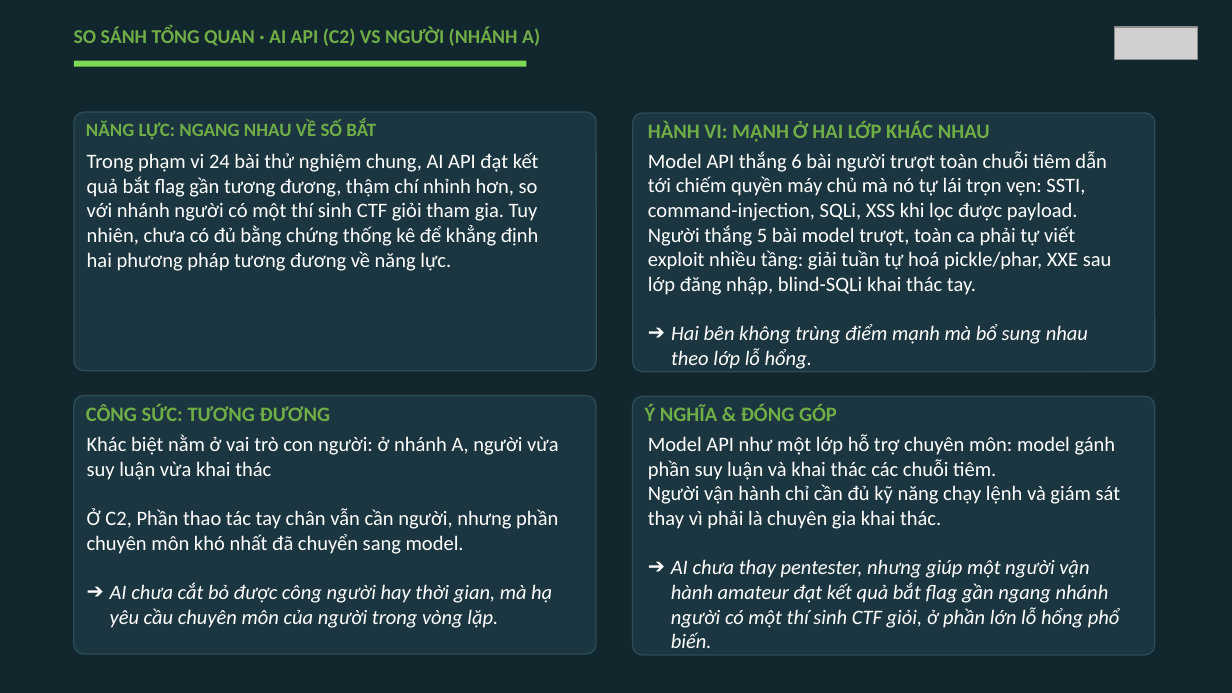
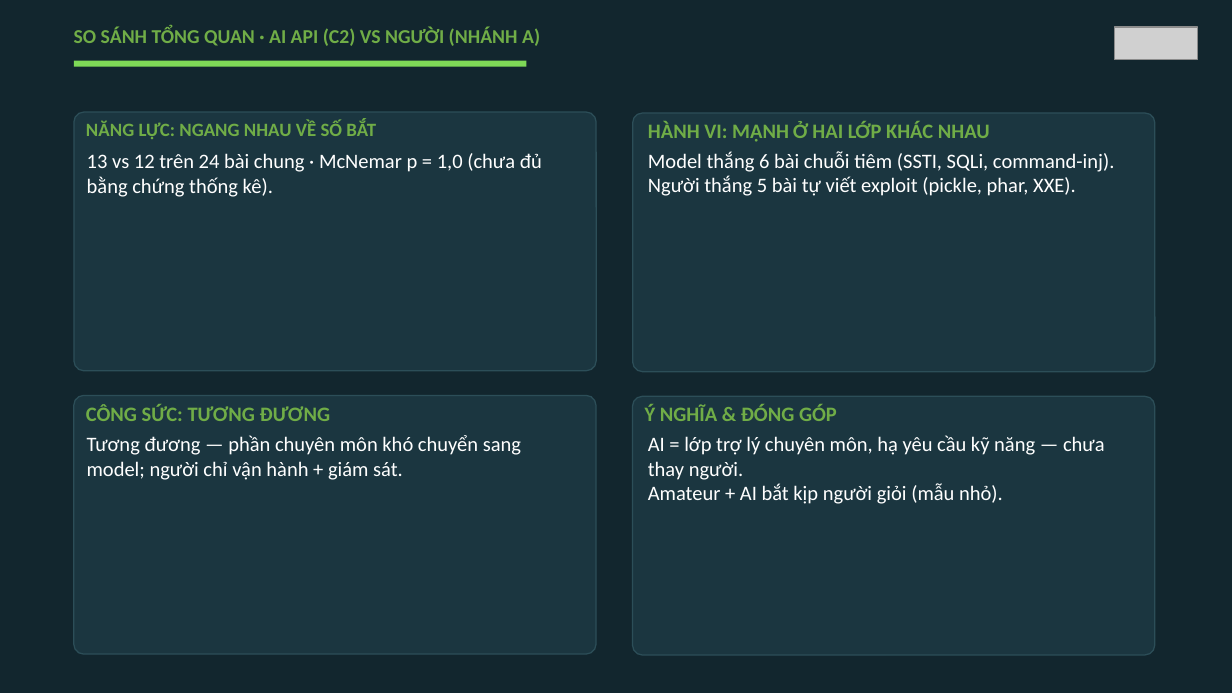
Before and after one commit to VuNguyenBinh/KLTN-FA26, a slide deck: slide 20 of Slide/KTLN_slide.pptx (slide 22 before the commit). Drawn at 1232x693 pixels with LibreOffice and Linux fonts; fonts in the diff are those of the drawing; grey boxes stand for pictures. Boxes give left, top, right and bottom in pixels: in the first picture for what was removed or moved away, otherwise in the second. Text is boxed around its words. In the diff, an @@ line names an element or a change of style, - is before the commit and + after.

```diff
--- a/Slide/KTLN_slide.pptx
+++ b/Slide/KTLN_slide.pptx
@@ text at (87, 153, 542, 197): text changed @@
-Trong phạm vi 24 bài thử nghiệm chung, AI API đạt kết quả bắt flag gần tương đương, thậm chí nhỉnh hơn, so với nhánh người có một thí sinh CTF giỏi tham gia. Tuy nhiên, chưa có đủ bằng chứng thống kê để khẳng định hai phương pháp tương đương về năng lực.
+13 vs 12 trên 24 bài chung · McNemar p = 1,0 (chưa đủ bằng chứng thống kê).
@@ text at (648, 151, 1115, 196): text changed @@
-Model API thắng 6 bài người trượt toàn chuỗi tiêm dẫn tới chiếm quyền máy chủ mà nó tự lái trọn vẹn: SSTI, command-injection, SQLi, XSS khi lọc được payload. Người thắng 5 bài model trượt, toàn ca phải tự viết exploit nhiều tầng: giải tuần tự hoá pickle/phar, XXE sau lớp đăng nhập, blind-SQLi khai thác tay.
-➔ Hai bên không trùng điểm mạnh mà bổ sung nhau theo lớp lỗ hổng.
+Model thắng 6 bài chuỗi tiêm (SSTI, SQLi, command-inj).
+Người thắng 5 bài tự viết exploit (pickle, phar, XXE).
@@ text at (87, 435, 521, 480): text changed @@
-Khác biệt nằm ở vai trò con người: ở nhánh A, người vừa suy luận vừa khai thác
-Ở C2, Phần thao tác tay chân vẫn cần người, nhưng phần chuyên môn khó nhất đã chuyển sang model.
-➔ AI chưa cắt bỏ được công người hay thời gian, mà hạ yêu cầu chuyên môn của người trong vòng lặp.
+Tương đương — phần chuyên môn khó chuyển sang model; người chỉ vận hành + giám sát.
@@ text at (648, 435, 1105, 504): text changed @@
-Model API như một lớp hỗ trợ chuyên môn: model gánh phần suy luận và khai thác các chuỗi tiêm.
-Người vận hành chỉ cần đủ kỹ năng chạy lệnh và giám sát thay vì phải là chuyên gia khai thác.
-➔ AI chưa thay pentester, nhưng giúp một người vận hành amateur đạt kết quả bắt flag gần ngang nhánh người có một thí sinh CTF giỏi, ở phần lớn lỗ hổng phổ biến.
+AI = lớp trợ lý chuyên môn, hạ yêu cầu kỹ năng — chưa thay người.
+Amateur + AI bắt kịp người giỏi (mẫu nhỏ).
```
Also in this commit, not shown: 5 other slides changed, 1 slide added, 3 slides removed, 2 other files.
